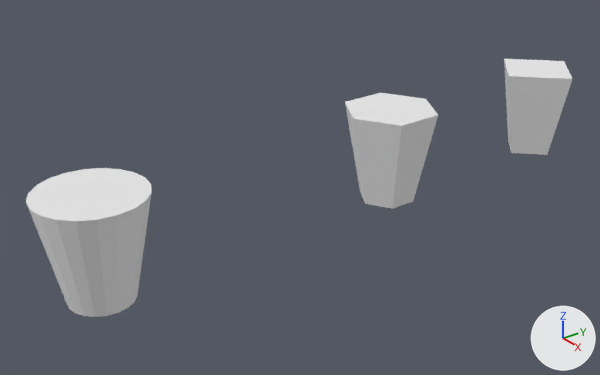
The Blender file Blender/spawner_tetra.blend as it was, and as the next commit left it.
One viewpoint serves both versions: a 50 mm lens placed at (11.84, -11.09, 7.78), pointed at (-0.49, -1.92, 0.56). Arrows for +X, +Y and +Z are at lower right; the lights stay in place.

In view in the first picture: 'HexaSpawner.001', 'Icosa', 'TetraSpawner'.
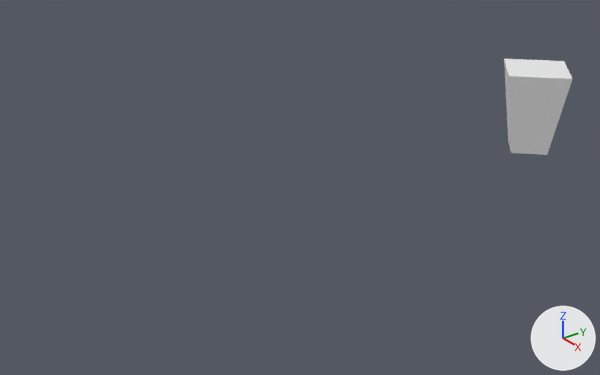
The newer file is also turned or shifted as a whole; pictures and numbers use the older file's frame.

Pixel boxes [x1, y1, x2, y2] of what changed, in the pictures (600 x 375 px):
'Icosa', deleted
    before: [26, 168, 152, 317]
'HexaSpawner.001', deleted
    before: [345, 93, 438, 209]

The change in detail:
Object 'HexaSpawner.001' (ob_hexaspawner_001) is deleted.
Object 'Icosa' (ob_icosa) is deleted.
